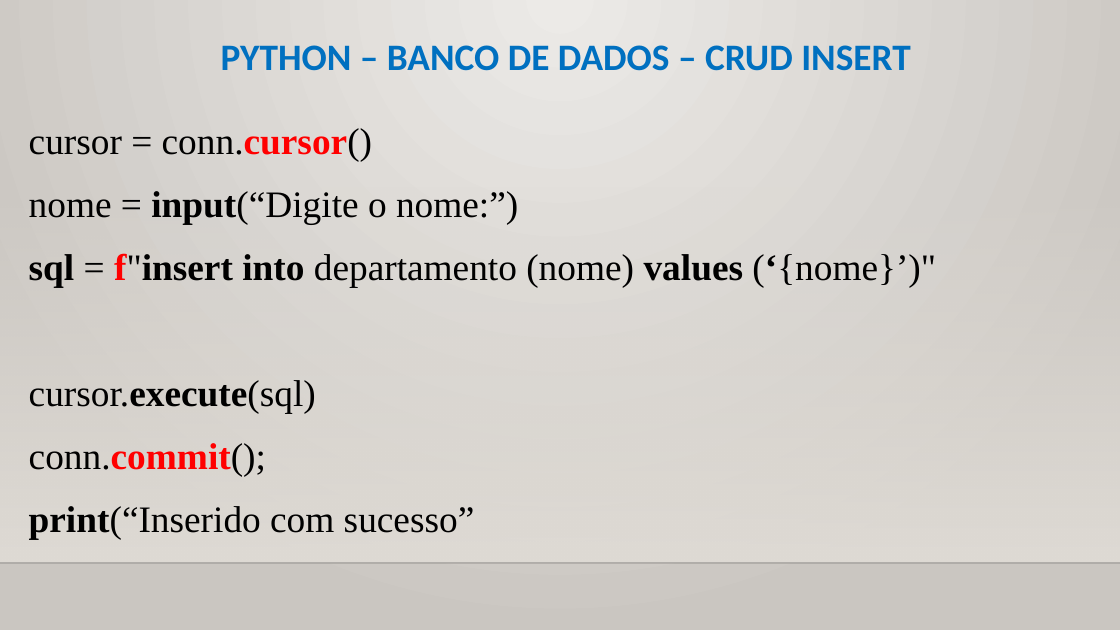
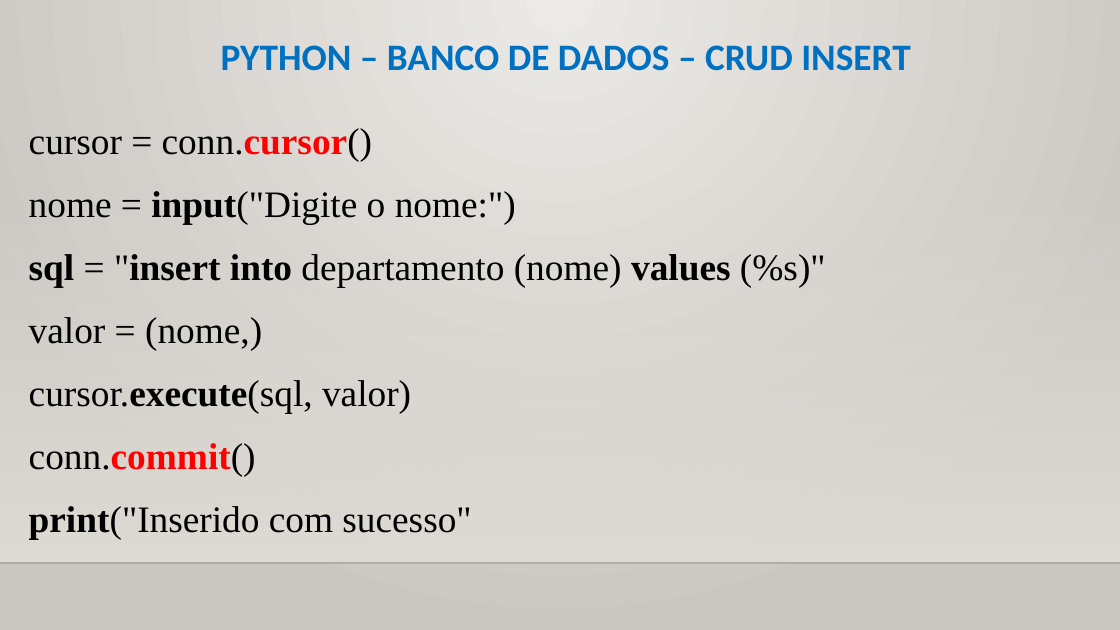
Before and after one commit to CloudEducationBrazil/WydenPythonParadigmas, a slide deck: slide 9 of 01 Classes/Aula 12, 13 Programação Python - Banco de Dados.pptx. Drawn at 1120x630 pixels with LibreOffice and Linux fonts; fonts in the diff are those of the drawing; background and template pictures are left out. Boxes give left, top, right and bottom in pixels: in the first picture for what was removed or moved away, otherwise in the second. Text is boxed around its words. In the diff, an @@ line names an element or a change of style, - is before the commit and + after.

Commit message:
App User Web Python Paradigmas 14102025

```diff
--- a/01 Classes/Aula 12, 13 Programação Python - Banco de Dados.pptx
+++ b/01 Classes/Aula 12, 13 Programação Python - Banco de Dados.pptx
@@ text at bbox=[29, 191, 826, 540]: text changed @@
-nome = input(“Digite o nome:”)
-sql = f"insert into departamento (nome) values (‘{nome}’)"
-cursor.execute(sql)
-conn.commit();
-print(“Inserido com sucesso”
+nome = input("Digite o nome:")
+sql = "insert into departamento (nome) values (%s)"
+valor = (nome,)
+cursor.execute(sql, valor)
+conn.commit()
+print("Inserido com sucesso"
```
Also in this commit, not shown: 5 other slides changed, 13 other files.
